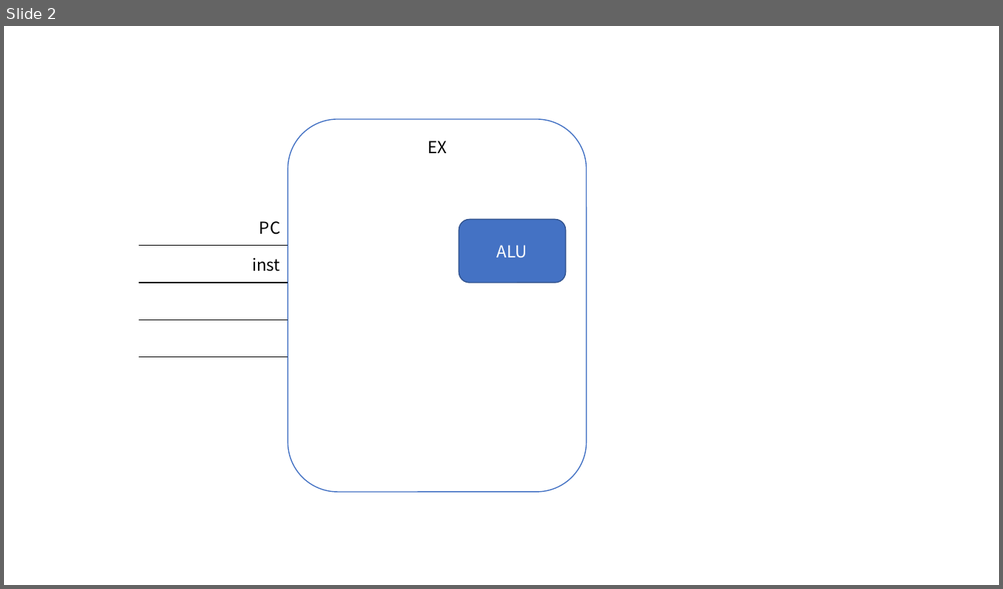
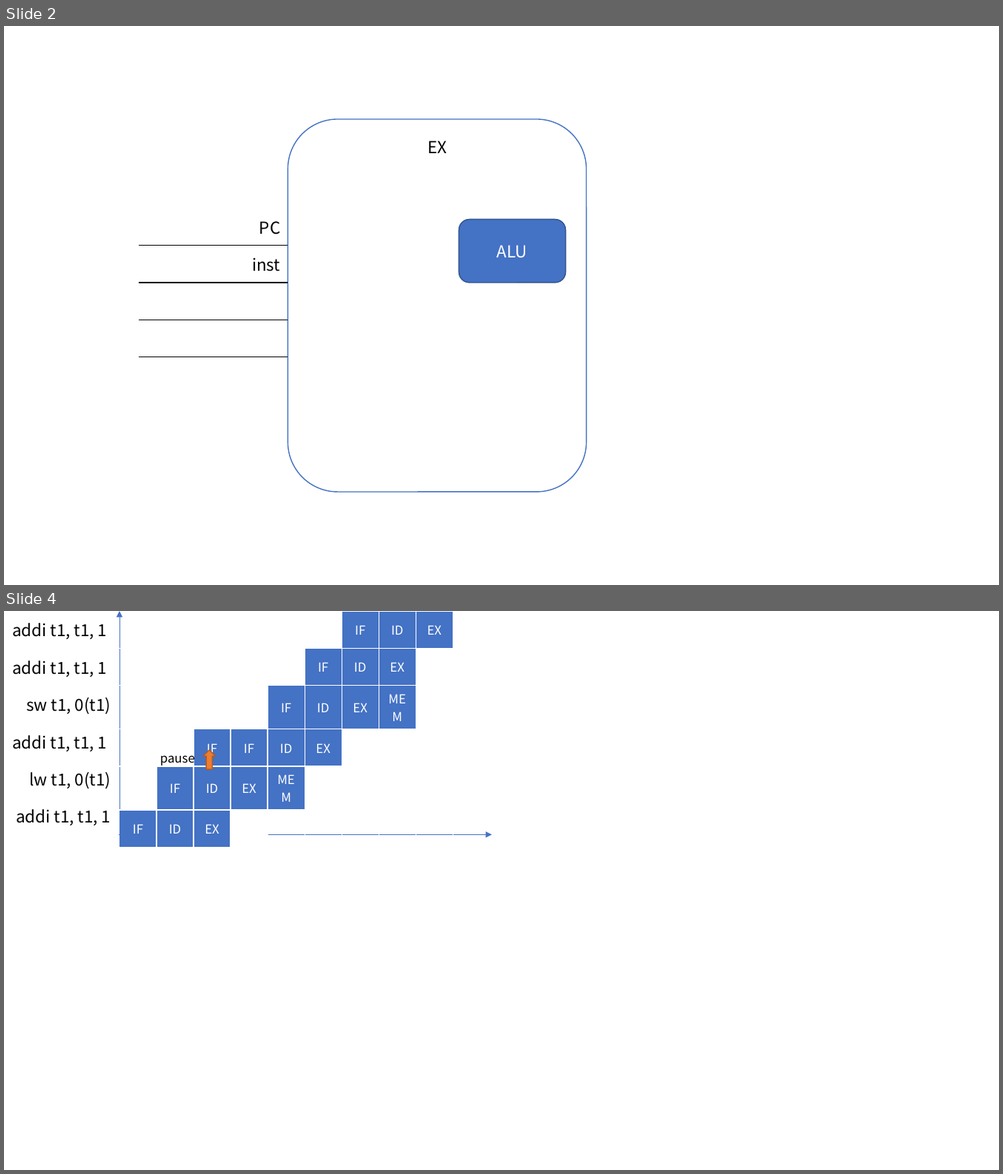
Before and after one commit to lsn42/rua, a slide deck: rua.pptx. Shown one above the other, each under a label of ours: slide 2 before the commit, slides 2 and 4 after it; the slides between them are not shown. The pictures are 1003x589 and 1003x1174 pixels, drawn with LibreOffice and Linux fonts; fonts in the diff are those of the drawing. Boxes give left, top, right and bottom in pixels: in the first picture for what was removed or moved away, otherwise in the second. Text is boxed around its words. In the diff, an @@ line names an element or a change of style, - is before the commit and + after.

```diff
--- a/rua.pptx
+++ b/rua.pptx
@@ slide 4 added at (4, 611, 999, 1170), background #FFFFFF @@
@@ table added at (4, 611, 118, 834), 6 rows, 1 columns @@
+addi t1, t1, 1
+addi t1, t1, 1
+sw t1, 0(t1)
+addi t1, t1, 1
+lw t1, 0(t1)
+addi t1, t1, 1
@@ arrow added from (119, 834) to (119, 611), #4472C4 0.5 pt @@
@@ table added at (119, 611, 455, 837), 6 rows, 9 columns @@
+ |  |  |  |  |  | IF | ID | EX
+ |  |  |  |  | IF | ID | EX | 
+ |  |  |  | IF | ID | EX | MEM | 
+ |  | IF | IF | ID | EX |  |  | 
+ | IF | ID | EX | MEM |  |  |  | 
+IF | ID | EX |  |  |  |  |  | 
@@ text added at (160, 750, 195, 766), 12 pt, text #000000 @@
+pause
@@ up arrow added at (203, 750, 215, 769), fill #ED7D31, outline #AF5C24 1 pt @@
@@ arrow added from (119, 834) to (492, 834), #4472C4 0.5 pt @@
```
Also in this commit, not shown: 1 slide changed, 10 other files.
